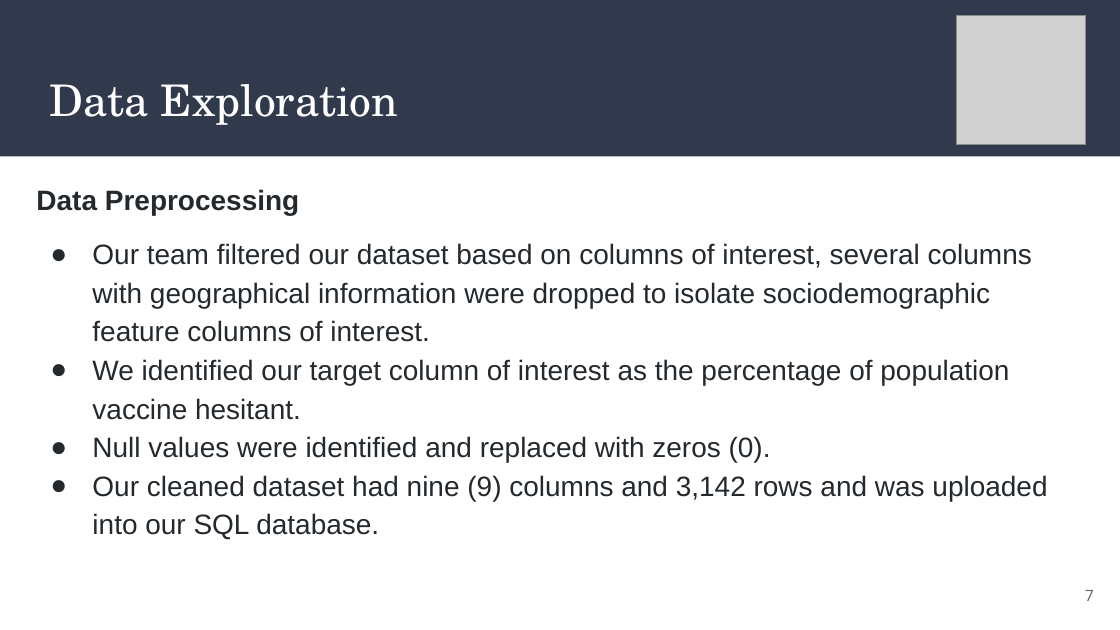
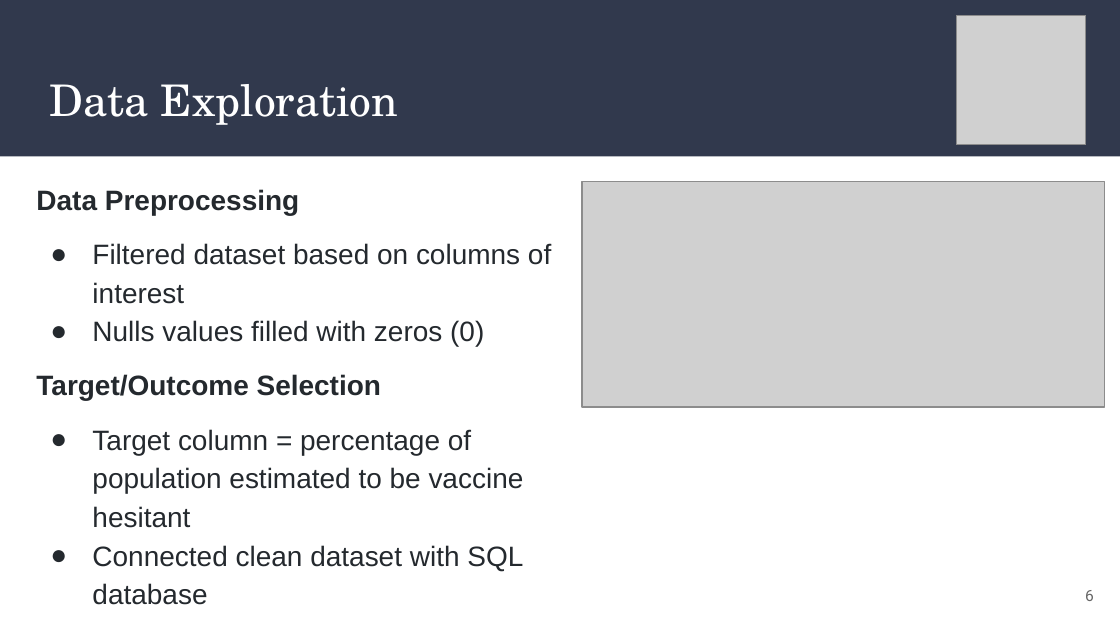
Before and after one commit to AaraniSivasekaram/Predictive_Modelling_Project, a slide deck: slide 6 of Vaccine Hesitancy Presentation.pptx (slide 7 before the commit). Drawn at 1120x630 pixels with LibreOffice and Linux fonts; fonts in the diff are those of the drawing; grey boxes stand for pictures. Boxes give left, top, right and bottom in pixels: in the first picture for what was removed or moved away, otherwise in the second. Text is boxed around its words. In the diff, an @@ line names an element or a change of style, - is before the commit and + after.

```diff
--- a/Vaccine Hesitancy Presentation.pptx
+++ b/Vaccine Hesitancy Presentation.pptx
@@ picture added at bbox=[582, 181, 1105, 407] @@
@@ text at bbox=[36, 243, 551, 605]: text changed @@
-● Our team filtered our dataset based on columns of interest, several columns with geographical information were dropped to isolate sociodemographic feature columns of interest.
-● We identified our target column of interest as the percentage of population vaccine hesitant.
-● Null values were identified and replaced with zeros (0).
-● Our cleaned dataset had nine (9) columns and 3,142 rows and was uploaded into our SQL database.
+● Filtered dataset based on columns of interest
+● Nulls values filled with zeros (0)
+Target/Outcome Selection
+● Target column = percentage of population estimated to be vaccine hesitant
+● Connected clean dataset with SQL database
@@ page number at bbox=[1085, 590, 1094, 601]: text changed @@
-7
+6
```
Also in this commit, not shown: 5 other slides changed, 4 slides added, 10 slides removed.
